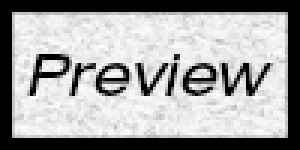
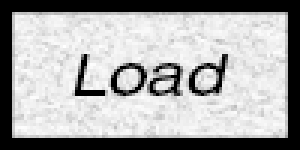
Before/after of a 300x150 layered artwork. What changed in the layer stack:
renamed "Preview" to "Load", painted on it over (27, 54, 273, 96)
